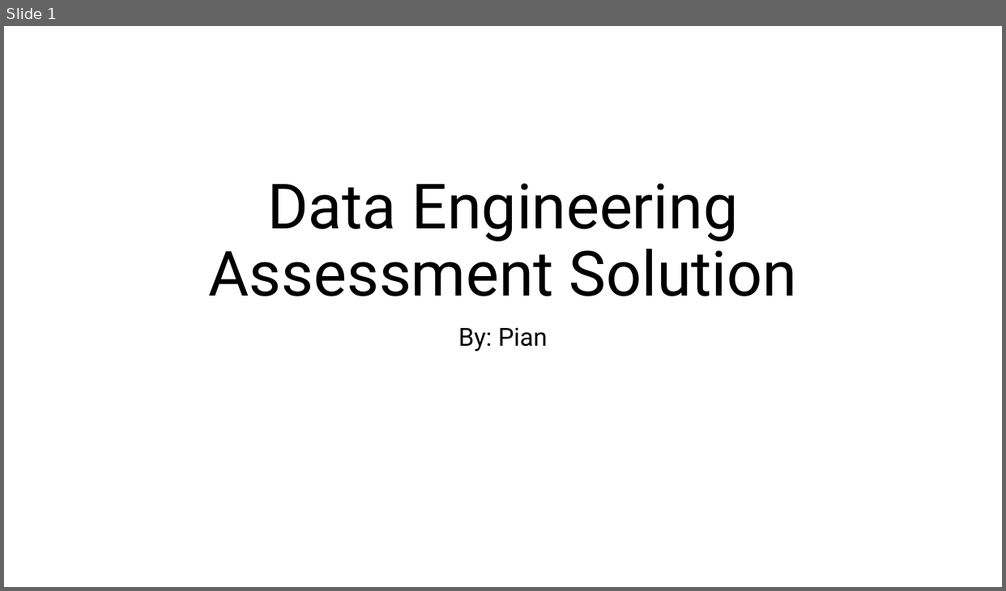
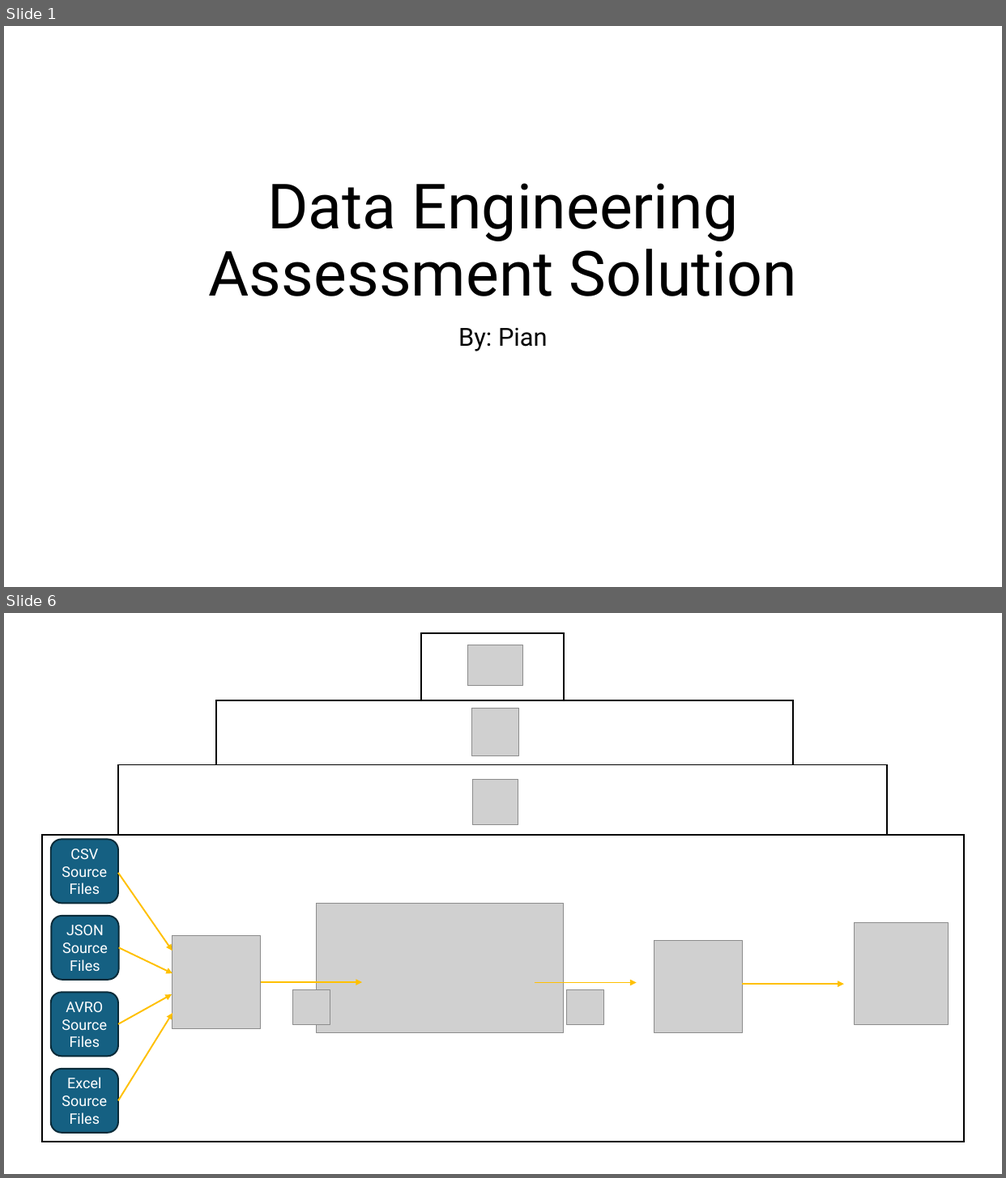
Before and after one commit to HiImPian/DEA_Rockfeather, a slide deck: DEA_solution.pptx. Shown one above the other, each under a label of ours: slide 1 before the commit, slides 1 and 6 after it; the slides between them are not shown. The pictures are 1006x591 and 1006x1178 pixels, drawn with LibreOffice and Linux fonts; fonts in the diff are those of the drawing; grey boxes stand for pictures. Boxes give left, top, right and bottom in pixels: in the first picture for what was removed or moved away, otherwise in the second. Text is boxed around its words. In the diff, an @@ line names an element or a change of style, - is before the commit and + after.

```diff
--- a/DEA_solution.pptx
+++ b/DEA_solution.pptx
@@ slide 6 added at [4,613,1002,1174], background #FFFFFF @@
@@ rectangle added at [422,633,564,700], fill #FFFFFF, outline #000000 1.5 pt @@
@@ picture added at [468,645,522,686] @@
@@ rectangle added at [216,700,793,765], fill #FFFFFF, outline #000000 1.5 pt @@
@@ picture added at [472,708,519,756] @@
@@ rectangle added at [118,765,888,835], fill #FFFFFF, outline #000000 1.5 pt @@
@@ picture added at [473,779,518,825] @@
@@ rectangle added at [42,835,965,1142], fill #FFFFFF, outline #000000 1.5 pt @@
@@ rounded rectangle added at [51,839,118,903], fill #156082, outline #092A39 1.5 pt, 14 pt, text #FFFFFF @@
+CSV
+Source Files
@@ arrow added from (118, 873) to (172, 951), #FFC000 1.5 pt @@
@@ picture added at [317,904,564,1033] @@
@@ rounded rectangle added at [51,916,118,980], fill #156082, outline #092A39 1.5 pt, 14 pt, text #FFFFFF @@
+JSON
+Source Files
@@ picture added at [854,923,948,1024] @@
@@ arrow added from (118, 948) to (172, 973), #FFC000 1.5 pt @@
@@ picture added at [172,936,261,1029] @@
@@ picture added at [654,941,742,1033] @@
@@ rounded rectangle added at [51,993,118,1056], fill #156082, outline #092A39 1.5 pt, 14 pt, text #FFFFFF @@
+AVRO
+Source Files
@@ arrow added from (118, 1024) to (172, 995), #FFC000 1.5 pt @@
@@ arrow added from (261, 983) to (362, 983), #FFC000 1.5 pt @@
@@ picture added at [293,990,330,1024] @@
@@ arrow added from (535, 983) to (637, 983), #FFC000 1.5 pt @@
@@ picture added at [567,990,604,1024] @@
@@ arrow added from (742, 984) to (844, 984), #FFC000 1.5 pt @@
@@ arrow added from (118, 1101) to (172, 1013), #FFC000 1.5 pt @@
@@ rounded rectangle added at [51,1069,118,1132], fill #156082, outline #092A39 1.5 pt, 14 pt, text #FFFFFF @@
+Excel
+Source Files
```
Also in this commit, not shown: 3 slides changed, 4 other slides added, 1 slide removed, 1 other file.
